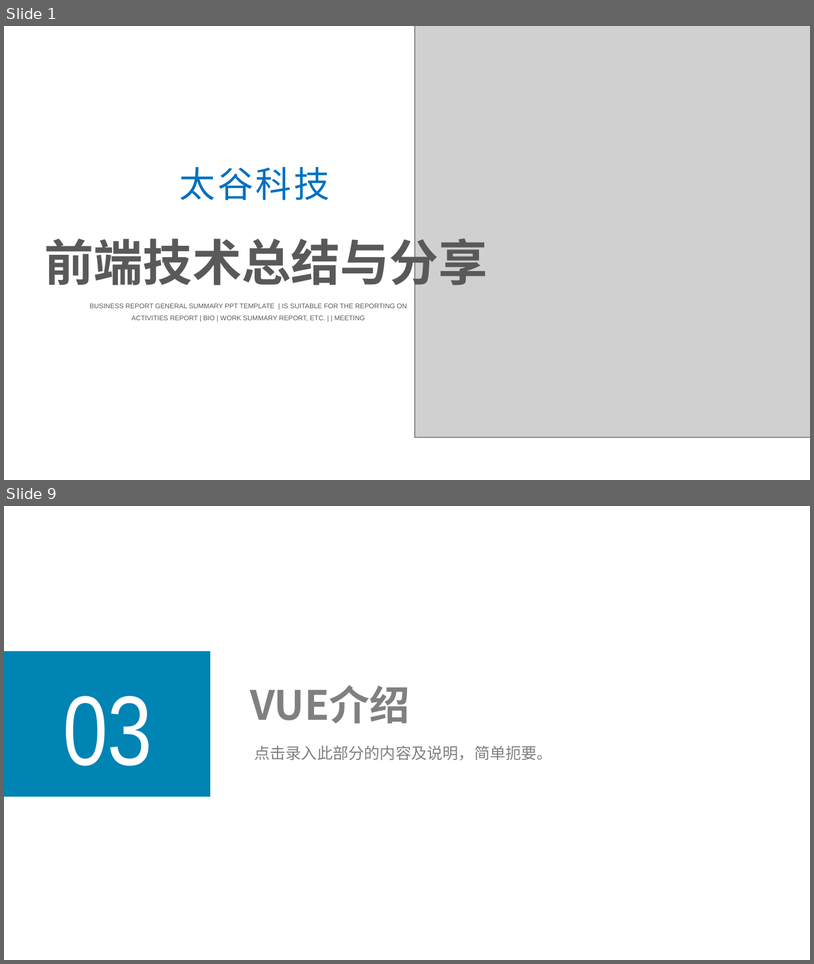
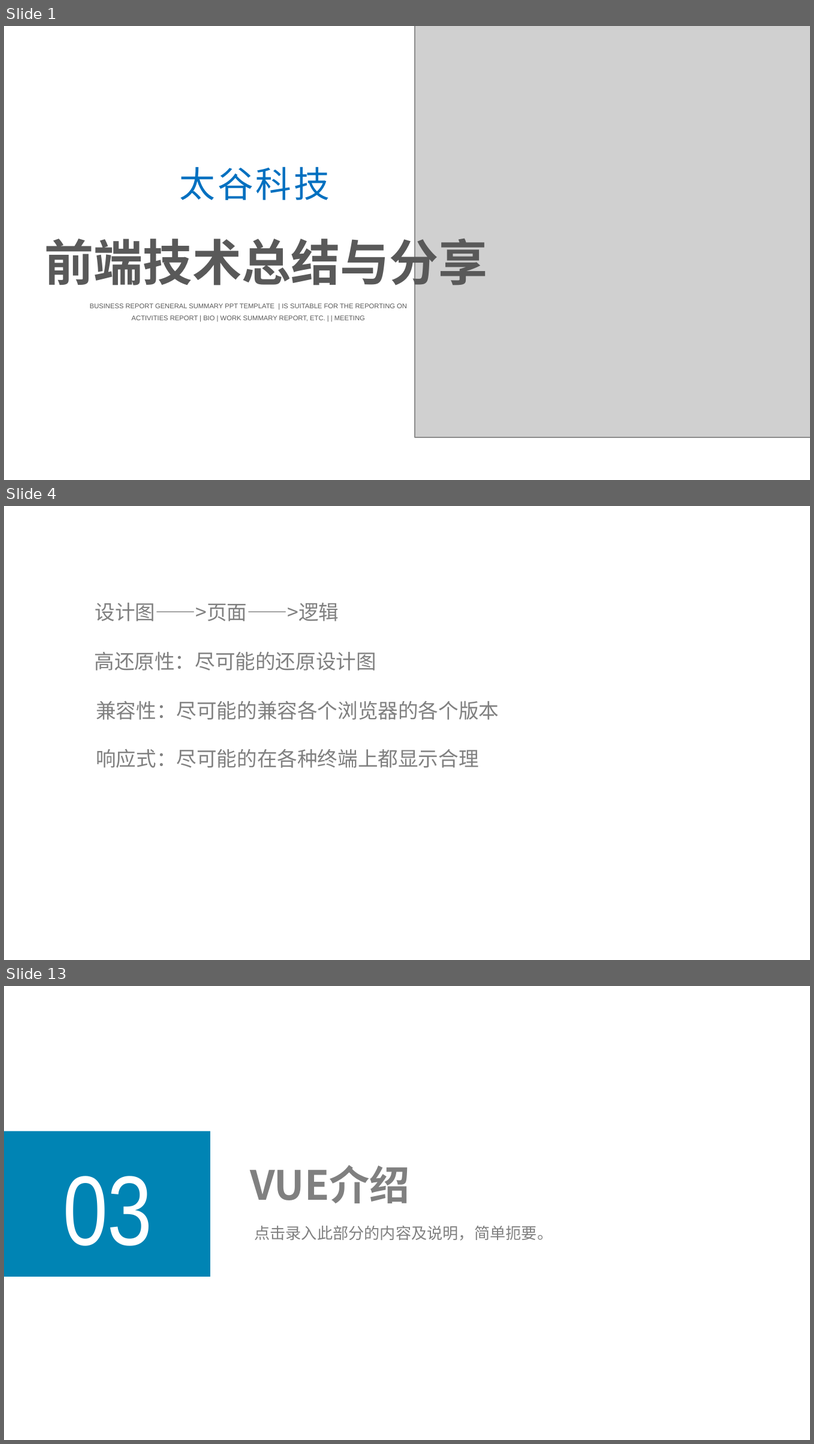
Before and after one commit to linda1212/FrontEndStack, a slide deck: 带你了解前端.pptx. Shown one above the other, each under a label of ours: slides 1 and 9 before the commit, slides 1, 4 and 13 after it; the slides between them are not shown. The pictures are 814x964 and 814x1444 pixels, drawn with LibreOffice and Linux fonts; fonts in the diff are those of the drawing; grey boxes stand for pictures. Boxes give left, top, right and bottom in pixels: in the first picture for what was removed or moved away, otherwise in the second. Text is boxed around its words. In the diff, an @@ line names an element or a change of style, - is before the commit and + after.

```diff
--- a/带你了解前端.pptx
+++ b/带你了解前端.pptx
@@ slide 4 added at [4,506,810,960], background #FFFFFF @@
@@ text added at [95,603,339,621], 18 pt, text #808080 @@
+设计图——>页面——>逻辑
@@ text added at [94,652,376,670], 18 pt, text #808080 @@
+高还原性：尽可能的还原设计图
@@ text added at [96,701,499,720], 18 pt, text #808080 @@
+兼容性：尽可能的兼容各个浏览器的各个版本
@@ text added at [96,749,479,768], 18 pt, text #808080 @@
+响应式：尽可能的在各种终端上都显示合理
@@ what was slide 9 is now slide 13 @@
```
Also in this commit, not shown: 5 slides changed, 6 other slides added, 3 slides removed, 2 other files.
